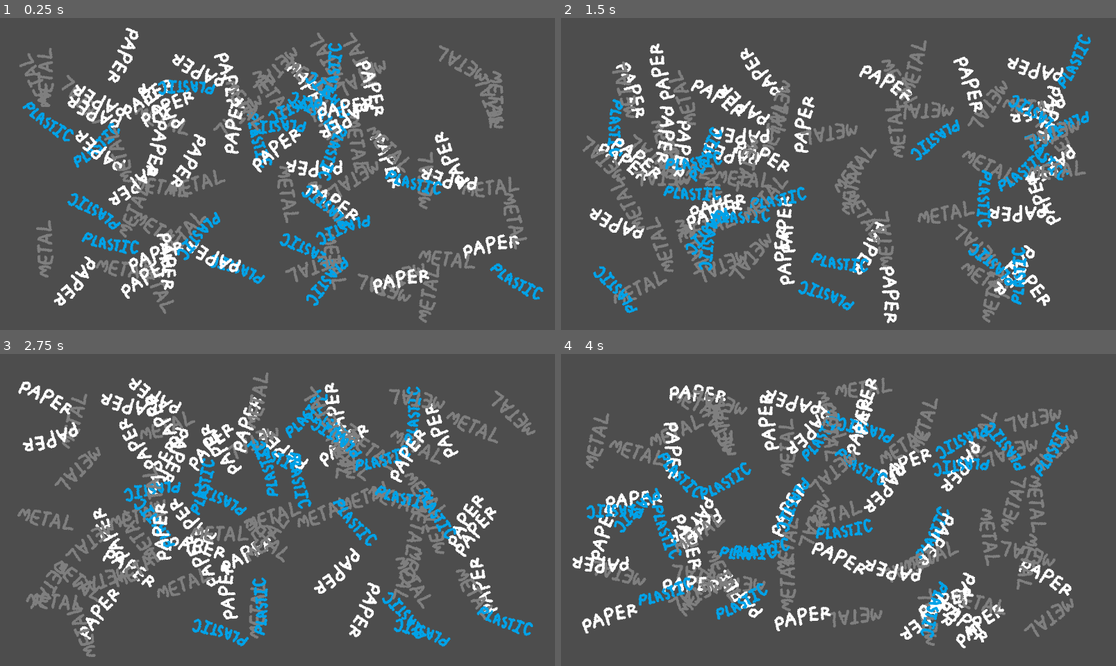
Above: before the commit, frames 1-4 (two rows, left to right).
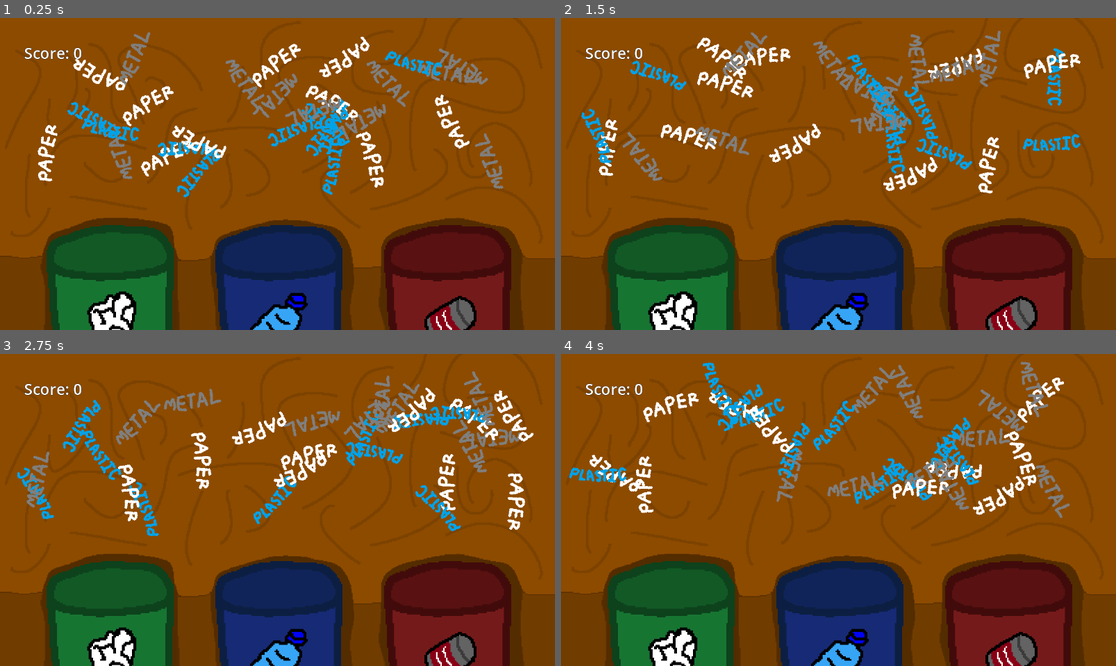
Above: after the commit, the same moments.

Repository: AlaineMagz/cbinov-game
Game: Godot game, scene res://Scenes/Minigames/minigame_3_drag_sort.tscn
The game is run twice, just before and just after one commit, with the same random seed, the same clock (stepped at 60 frames per second) and the same inputs. This scene is started directly instead of the project's main scene.
Inputs (mouse positions are in pixels of both pictures, inside the frame that each line leads up to):
- Up to frame 1 (0.25 s): no input
- Up to frame 2 (1.5 s): tap Enter at 0.5 s; move the mouse to (960, 158) at 0.52 s; hold Right (right) 0.53-1.28 s; hold Space (interact) 0.53-1.28 s; tap Delete (ui_text_delete) at 0.8, 1.35 s; move the mouse to (727, 189) at 1.27 s; hold Left (left) from 1.28 s (still down)
- Up to frame 3 (2.75 s): tap Space (interact) at 1.55 s; tap Enter at 2 s; move the mouse to (333, 441) at 2.02 s; release Left (left) at 2.03 s; hold Right (right) from 2.03 s (still down); tap Alt (alt_interact) at 2.1 s; tap Delete (ui_text_delete) at 2.3 s
- Up to frame 4 (4 s): tap Space (interact) at 2.75, 2.85 s; move the mouse to (810, 572) at 2.77 s; tap Enter at 3.5 s; move the mouse to (1005, 556) at 3.52 s; release Right (right) at 3.53 s; hold Left (left) from 3.53 s (still down); tap Delete (ui_text_delete) at 3.6 s

The runs differ from the first frame. In frame 1, 99% of the frame differs, in the area x 0-100%, y 0-100%; in frame 2, 99%; in frame 3, 99%; in frame 4, 99%.

Commit message:
0.2
Basic Functionality of Minigame 3 - Drag Sort Finished (Polish Needed)

Diff:
--- a/Scenes/Minigames/minigame_3_drag_sort.tscn
+++ b/Scenes/Minigames/minigame_3_drag_sort.tscn
@@ -1,28 +1,31 @@
-[gd_scene load_steps=7 format=3 uid="uid://cs88ab7ckkfad"]
+[gd_scene load_steps=12 format=3 uid="uid://cs88ab7ckkfad"]
 
-[ext_resource type="Script" path="res://Scripts/ResetScene.gd" id="1_mt7ae"]
+[ext_resource type="Script" path="res://Scripts/Minigame3-DragSort/Mini3_Manager.gd" id="1_i1t1k"]
 [ext_resource type="Script" path="res://Scripts/Minigame3-DragSort/Mini3_TrashSpawner.gd" id="2_kdxg6"]
+[ext_resource type="Script" path="res://Scripts/Minigame3-DragSort/Mini3_Bin.gd" id="3_ackva"]
+[ext_resource type="Texture2D" uid="uid://bxtvx1y3u3wam" path="res://Art/Minigame3/PaperBinFront.png" id="3_c3l80"]
+[ext_resource type="Texture2D" uid="uid://bnridmku0of01" path="res://Art/Minigame3/PaperBinBack.png" id="4_76sus"]
+[ext_resource type="Texture2D" uid="uid://cduwmgw5p4so8" path="res://Art/Minigame3/PlasticBinFront.png" id="5_mrikc"]
+[ext_resource type="Texture2D" uid="uid://cbn6es4766gle" path="res://Art/Minigame3/PlasticBinBack.png" id="6_qjopv"]
+[ext_resource type="Texture2D" uid="uid://dmjq5yi1nhiub" path="res://Art/Minigame3/MetalBinFront.png" id="7_x711y"]
+[ext_resource type="Texture2D" uid="uid://ctf4nn56iiik5" path="res://Art/Minigame3/MetalBinBack.png" id="8_7s2st"]
+[ext_resource type="Texture2D" uid="uid://7wy1mnj81obq" path="res://Art/Minigame3/Table.png" id="9_orr30"]
 
-[sub_resource type="RectangleShape2D" id="RectangleShape2D_2cbvn"]
-size = Vector2(1198, 46)
+[sub_resource type="LabelSettings" id="LabelSettings_8ntg4"]
+font_size = 32
+outline_size = 2
+outline_color = Color(0, 0, 0, 1)
 
-[sub_resource type="RectangleShape2D" id="RectangleShape2D_qw3b0"]
-size = Vector2(54, 702)
-
-[sub_resource type="RectangleShape2D" id="RectangleShape2D_0s6pn"]
-size = Vector2(1282, 50)
-
-[sub_resource type="RectangleShape2D" id="RectangleShape2D_yxlh6"]
-size = Vector2(64, 774)
-
-[node name="Minigame3_DragSort" type="Node2D"]
-script = ExtResource("1_mt7ae")
+[node name="Minigame3_DragSort" type="Node2D" node_paths=PackedStringArray("scoreLabel")]
+script = ExtResource("1_i1t1k")
+scoreLabel = NodePath("GUI/Label")
 
 [node name="TrashSpawner" type="Node2D" parent="."]
 script = ExtResource("2_kdxg6")
-paperAmount = 30
-plasticAmount = 20
-metalAmount = 40
+paperAmount = 10
+plasticAmount = 10
+metalAmount = 10
+maxYSpawn = 0
 
 [node name="MainCamera" type="Camera2D" parent="."]
 
@@ -30,20 +33,86 @@
 
 [node name="GUI" type="CanvasLayer" parent="."]
 
-[node name="Walls" type="StaticBody2D" parent="."]
+[node name="Label" type="Label" parent="GUI"]
+offset_left = 50.0
+offset_top = 50.0
+offset_right = 98.0
+offset_bottom = 73.0
+text = "Score:"
+label_settings = SubResource("LabelSettings_8ntg4")
 
-[node name="TopCollission" type="CollisionShape2D" parent="Walls"]
-position = Vector2(3, -353)
-shape = SubResource("RectangleShape2D_2cbvn")
+[node name="Graphics" type="Node2D" parent="."]
 
-[node name="RightCollission" type="CollisionShape2D" parent="Walls"]
-position = Vector2(609, 1)
-shape = SubResource("RectangleShape2D_qw3b0")
+[node name="PaperBin" type="Area2D" parent="Graphics"]
+collision_mask = 129
+script = ExtResource("3_ackva")
+bin = "paper"
+midPoint = -350
 
-[node name="BottomCollission" type="CollisionShape2D" parent="Walls"]
-position = Vector2(-5, 353)
-shape = SubResource("RectangleShape2D_0s6pn")
+[node name="PaperBinFront" type="Sprite2D" parent="Graphics/PaperBin"]
+z_index = 4096
+position = Vector2(-350, 250)
+scale = Vector2(3, 3)
+texture = ExtResource("3_c3l80")
 
-[node name="LeftCollission" type="CollisionShape2D" parent="Walls"]
-position = Vector2(-614, -9)
-shape = SubResource("RectangleShape2D_yxlh6")
+[node name="PaperBinBack" type="Sprite2D" parent="Graphics/PaperBin"]
+z_index = -1
+position = Vector2(-350, 250)
+scale = Vector2(3, 3)
+texture = ExtResource("4_76sus")
+
+[node name="PaperArea" type="CollisionPolygon2D" parent="Graphics/PaperBin"]
+polygon = PackedVector2Array(-460, 80, -252, 67, -251, 424, -421, 427)
+
+[node name="PlasticBin" type="Area2D" parent="Graphics"]
+collision_mask = 129
+script = ExtResource("3_ackva")
+bin = "plastic"
+
+[node name="Front" type="Sprite2D" parent="Graphics/PlasticBin"]
+z_index = 4096
+position = Vector2(0, 250)
+scale = Vector2(3, 3)
+texture = ExtResource("5_mrikc")
+
+[node name="Back" type="Sprite2D" parent="Graphics/PlasticBin"]
+z_index = -1
+position = Vector2(0, 250)
+scale = Vector2(3, 3)
+texture = ExtResource("6_qjopv")
+
+[node name="PlasticArea" type="CollisionPolygon2D" parent="Graphics/PlasticBin"]
+polygon = PackedVector2Array(-111, 65, 110, 57, 95, 420, -73, 422)
+
+[node name="MetalBin" type="Area2D" parent="Graphics"]
+collision_mask = 129
+script = ExtResource("3_ackva")
+bin = "metal"
+midPoint = 350
+
+[node name="Front" type="Sprite2D" parent="Graphics/MetalBin"]
+z_index = 4096
+position = Vector2(350, 250)
+scale = Vector2(3, 3)
+texture = ExtResource("7_x711y")
+
+[node name="Back" type="Sprite2D" parent="Graphics/MetalBin"]
+z_index = -1
+position = Vector2(350, 250)
+scale = Vector2(3, 3)
+texture = ExtResource("8_7s2st")
+
+[node name="MetalArea" type="CollisionPolygon2D" parent="Graphics/MetalBin"]
+polygon = PackedVector2Array(248, 61, 451, 59, 450, 429, 285, 419)
+
+[node name="Table" type="Sprite2D" parent="Graphics"]
+z_index = -2
+scale = Vector2(1.695, 1.695)
+texture = ExtResource("9_orr30")
+
+[connection signal="body_entered" from="Graphics/PaperBin" to="Graphics/PaperBin" method="_on_body_entered"]
+[connection signal="body_exited" from="Graphics/PaperBin" to="Graphics/PaperBin" method="_on_body_exited"]
+[connection signal="body_entered" from="Graphics/PlasticBin" to="Graphics/PlasticBin" method="_on_body_entered"]
+[connection signal="body_exited" from="Graphics/PlasticBin" to="Graphics/PlasticBin" method="_on_body_exited"]
+[connection signal="body_entered" from="Graphics/MetalBin" to="Graphics/MetalBin" method="_on_body_entered"]
+[connection signal="body_exited" from="Graphics/MetalBin" to="Graphics/MetalBin" method="_on_body_exited"]
--- a/Scenes/Prefabs/Minigame3/metal_trash.tscn
+++ b/Scenes/Prefabs/Minigame3/metal_trash.tscn
@@ -1,11 +1,20 @@
-[gd_scene load_steps=2 format=3 uid="uid://cp6dhx0xlra8i"]
+[gd_scene load_steps=3 format=3 uid="uid://cp6dhx0xlra8i"]
 
+[ext_resource type="Script" path="res://Scripts/Minigame3-DragSort/Mini3_Trash.gd" id="1_ckmyd"]
 [ext_resource type="Texture2D" uid="uid://od0335c5v6ho" path="res://Art/Minigame1/TempMetal.png" id="1_yxokc"]
 
 [node name="MetalTrash" type="CharacterBody2D"]
+collision_layer = 128
+collision_mask = 128
+input_pickable = true
+script = ExtResource("1_ckmyd")
 
 [node name="Sprite2D" type="Sprite2D" parent="."]
 texture = ExtResource("1_yxokc")
 
 [node name="CollisionPolygon2D" type="CollisionPolygon2D" parent="."]
+visible = false
 polygon = PackedVector2Array(-29, -53, -61, -32, 39, 40, 61, 14)
+
+[connection signal="mouse_entered" from="." to="." method="_on_mouse_entered"]
+[connection signal="mouse_exited" from="." to="." method="_on_mouse_exited"]
--- a/Scenes/Prefabs/Minigame3/paper_trash.tscn
+++ b/Scenes/Prefabs/Minigame3/paper_trash.tscn
@@ -1,11 +1,19 @@
-[gd_scene load_steps=2 format=3 uid="uid://b3d3fhu3574jf"]
+[gd_scene load_steps=3 format=3 uid="uid://b3d3fhu3574jf"]
 
+[ext_resource type="Script" path="res://Scripts/Minigame3-DragSort/Mini3_Trash.gd" id="1_61u0e"]
 [ext_resource type="Texture2D" uid="uid://bdrajnklbtvlp" path="res://Art/Minigame1/TempPaper.png" id="1_hj3f6"]
 
 [node name="PaperTrash" type="CharacterBody2D"]
+collision_layer = 128
+collision_mask = 128
+input_pickable = true
+script = ExtResource("1_61u0e")
 
 [node name="Sprite2D" type="Sprite2D" parent="."]
 texture = ExtResource("1_hj3f6")
 
 [node name="CollisionPolygon2D" type="CollisionPolygon2D" parent="."]
 polygon = PackedVector2Array(-20, -53, -47, -29, 35, 52, 56, 36)
+
+[connection signal="mouse_entered" from="." to="." method="_on_mouse_entered"]
+[connection signal="mouse_exited" from="." to="." method="_on_mouse_exited"]
--- a/Scenes/Prefabs/Minigame3/plastic_trash.tscn
+++ b/Scenes/Prefabs/Minigame3/plastic_trash.tscn
@@ -1,11 +1,19 @@
-[gd_scene load_steps=2 format=3 uid="uid://jg88rbke78nh"]
+[gd_scene load_steps=3 format=3 uid="uid://jg88rbke78nh"]
 
 [ext_resource type="Texture2D" uid="uid://dbiv1c1k77w6m" path="res://Art/Minigame1/TempPlastic.png" id="1_7lsoo"]
+[ext_resource type="Script" path="res://Scripts/Minigame3-DragSort/Mini3_Trash.gd" id="1_tfn4j"]
 
 [node name="PlasticTrash" type="CharacterBody2D"]
+collision_layer = 128
+collision_mask = 128
+input_pickable = true
+script = ExtResource("1_tfn4j")
 
 [node name="Sprite2D" type="Sprite2D" parent="."]
 texture = ExtResource("1_7lsoo")
 
 [node name="CollisionPolygon2D" type="CollisionPolygon2D" parent="."]
 polygon = PackedVector2Array(-29, -49, -50, -42, -38, -20, 14, 32, 39, 45, 55, 26, 50, 15, 7, -12, -19, -35)
+
+[connection signal="mouse_entered" from="." to="." method="_on_mouse_entered"]
+[connection signal="mouse_exited" from="." to="." method="_on_mouse_exited"]
--- /dev/null
+++ b/Scripts/Minigame3-DragSort/Mini3_Bin.gd
@@ -0,0 +1,20 @@
+extends Area2D
+
+@export_category("Bin Variables")
+@export var bin : String = "null"
+@export var midPoint : int = 0
+
+func _on_body_entered(body):
+
+	print("Detected")
+
+	if body.name.contains("pickable"):
+		body.binned = bin
+		body.midPoint = midPoint
+
+
+func _on_body_exited(body):
+
+	if body.name.contains("pickable"):
+		body.binned = null
+		body.midPoint = null
--- /dev/null
+++ b/Scripts/Minigame3-DragSort/Mini3_Manager.gd
@@ -0,0 +1,65 @@
+extends Node
+
+var trashList : Array[Node2D]
+var hoveredTrash: Array[Node2D]
+
+var topTrash: Node2D
+var topIndex: int
+
+var isDragging = false
+
+var score : int = 0
+
+@export var scoreLabel : Label
+
+func _physics_process(_delta):
+
+	scoreLabel.text = "Score: " + str(score)
+
+	if Input.is_action_just_pressed("ui_text_delete"):
+		get_tree().reload_current_scene()
+
+	if !isDragging:
+		getTopTrash()
+
+	if Input.is_action_pressed("interact") && topTrash != null:
+		isDragging = true
+		topTrash.isPicked = true
+		topTrash.z_index = topIndex + 1
+		topIndex += 1
+	else: if topTrash != null:
+		isDragging = false
+		topTrash.isPicked = false
+
+
+func getTopTrash():
+
+	hoveredTrash.clear()
+	topTrash = null
+
+	for trash in trashList:
+		if trash.isHovered:
+			hoveredTrash.append(trash)
+
+	for trash in hoveredTrash:
+
+		if topTrash == null:
+			topTrash = trash
+
+		if trash.z_index > topTrash.z_index:
+			topTrash = trash
+
+
+	for trash in trashList:
+
+		if trash == topTrash:
+			trash.goOutline()
+		else:
+			trash.noOutline()
+
+
+func addScore(value):
+	score += value
+
+	if score < 0:
+		score = 0
--- /dev/null
+++ b/Scripts/Minigame3-DragSort/Mini3_Trash.gd
@@ -0,0 +1,94 @@
+extends Node2D
+
+@onready var shader = preload("res://Shaders/OutlineShaderMat.tres")
+@onready var sprite = get_child(0)
+var manager
+
+@export_category("Level Bounds")
+@export var topBound : int = -250
+@export var bottomBound : int = 150
+@export var leftBound : int = -500
+@export var rightBound : int = 500
+
+var isHovered = false
+var isPicked = false
+
+var offset = null
+
+var binned = null
+var midPoint = null
+
+var trashState = 0
+
+func _physics_process(delta):
+
+	if trashState == 0:
+
+		if isPicked:
+
+			if offset == null:
+				offset = get_global_mouse_position() - global_position
+
+			position = get_global_mouse_position() - offset
+
+			snapToBounds()
+
+		else:
+			offset = null
+
+		if !isPicked && binned != null:
+			trashState = 1
+
+
+	if trashState == 1:
+
+		position = position.lerp(Vector2(midPoint, bottomBound), 5.0 * delta)
+
+		if position.distance_to(Vector2(midPoint, bottomBound)) < 10:
+			trashState = 2
+
+
+	if trashState == 2:
+
+		position = position.lerp(Vector2(midPoint, bottomBound + 300), 2.0 * delta)
+
+		if position.distance_to(Vector2(midPoint, bottomBound + 150)) < 10:
+
+			manager.trashList.erase(self)
+
+			if name.contains(binned):
+				manager.addScore(10)
+			else:
+				manager.addScore(-20)
+
+			self.queue_free()
+
+
+
+
+func snapToBounds():
+
+	if position.y < topBound:
+		position.y = topBound
+
+	if position.y > bottomBound:
+		position.y = bottomBound
+
+	if position.x < leftBound:
+		position.x = leftBound
+
+	if position.x > rightBound:
+		position.x = rightBound
+
+
+func goOutline():
+	sprite.material = shader
+
+func noOutline():
+	sprite.material = null
+
+func _on_mouse_entered():
+	isHovered = true
+
+func _on_mouse_exited():
+	isHovered = false
--- a/Scripts/Minigame3-DragSort/Mini3_TrashSpawner.gd
+++ b/Scripts/Minigame3-DragSort/Mini3_TrashSpawner.gd
@@ -13,6 +13,7 @@
 @export var minYSpawn: int = -250
 @export var maxYSpawn: int = 250
 
+@onready var manager = get_parent()
 @onready var paperTrash = preload("res://Scenes/Prefabs/Minigame3/paper_trash.tscn")
 @onready var plasticTrash = preload("res://Scenes/Prefabs/Minigame3/plastic_trash.tscn")
 @onready var metalTrash = preload("res://Scenes/Prefabs/Minigame3/metal_trash.tscn")
@@ -37,7 +38,9 @@
 	newTrash.name = "pickable" + type + str(randX) + str(randY) + str(totalTrash)
 	newTrash.rotation_degrees = randi_range(0,359)
 	newTrash.z_index = totalTrash
+	newTrash.manager = manager
 	add_child(newTrash)
+	manager.trashList.append(newTrash)
 
 
 func spawnTrash():
@@ -59,6 +62,8 @@
 
 func _ready():
 
+	manager.topIndex = totalTrash
+
 	var done = false
 
 	while !done:
--- /dev/null
+++ b/Shaders/OutlineShaderMat.tres
@@ -0,0 +1,8 @@
+[gd_resource type="ShaderMaterial" load_steps=2 format=3 uid="uid://bi6fv0500xxff"]
+
+[ext_resource type="Shader" path="res://Shaders/outline.gdshader" id="1_0g10d"]
+
+[resource]
+shader = ExtResource("1_0g10d")
+shader_parameter/line_color = Color(0.817627, 0.645003, 0.188369, 1)
+shader_parameter/line_thickness = 1.0
--- /dev/null
+++ b/Shaders/outline.gdshader
@@ -0,0 +1,27 @@
+shader_type canvas_item;
+
+uniform vec4 line_color : source_color = vec4(1);
+uniform float line_thickness : hint_range(0, 10) = 1.0;
+
+const vec2 OFFSETS[8] = {
+	vec2(-1, -1), vec2(-1, 0), vec2(-1, 1), vec2(0, -1), vec2(0, 1),
+	vec2(1, -1), vec2(1, 0), vec2(1, 1)
+};
+
+void fragment() {
+	vec2 size = TEXTURE_PIXEL_SIZE * line_thickness / 2.0;
+	vec4 color = texture(TEXTURE, UV);
+
+	float inline = 1.0;
+	float outline = 0.0;
+	for (int i = 0; i < OFFSETS.length(); i++) {
+		float sample = texture(TEXTURE, UV + size * OFFSETS[i]).a;
+		outline += sample;
+		inline *= sample;
+	}
+	outline = min(1.0, outline) - color.a;
+	inline = (1.0 - inline) * color.a;
+
+	vec4 outlined_result = mix(color, line_color, outline + inline);
+	COLOR = mix(color, outlined_result, outlined_result.a);
+}
Binary file added: Art/Minigame3/MetalBinBack.png
Not shown, added: Art/Minigame3/MetalBinBack.png.import
Binary file added: Art/Minigame3/MetalBinFront.png
Not shown, added: Art/Minigame3/MetalBinFront.png.import
Binary file added: Art/Minigame3/PaperBinBack.png
Not shown, added: Art/Minigame3/PaperBinBack.png.import
Binary file added: Art/Minigame3/PaperBinFront.png
Not shown, added: Art/Minigame3/PaperBinFront.png.import
Binary file added: Art/Minigame3/PlasticBinBack.png
Not shown, added: Art/Minigame3/PlasticBinBack.png.import
Binary file added: Art/Minigame3/PlasticBinFront.png
Not shown, added: Art/Minigame3/PlasticBinFront.png.import
(and 2 more such lines)
